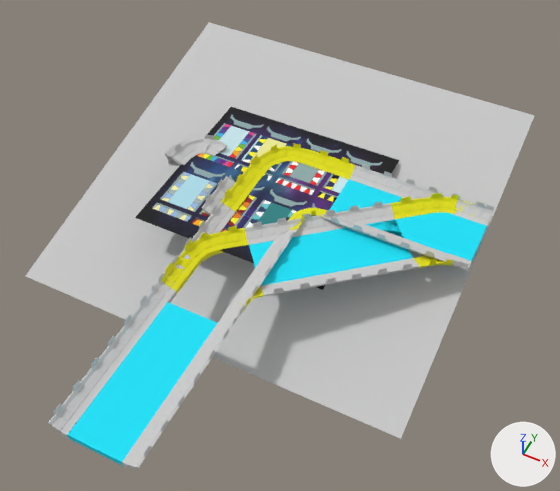
The FBX model Arte/ModelosPista/RECTA.FBX as it was, and as the next commit left it.
Rendered twice from a 50 mm camera at (6.44, -8.83, 11.38) aimed at (1.74, 0.57, -0.36). Arrows for +X, +Y and +Z are at lower right; the lights stay in place. Where no turn or scale is listed for an object, it has been applied to the vertices.

Names of what the first picture shows: 'Bordes007', 'CruvaBase', 'Curva001', 'Curva002', 'Cylinder001', 'Plane001', 'RECTA', 'Rectaaaa013', 'galaxia'.
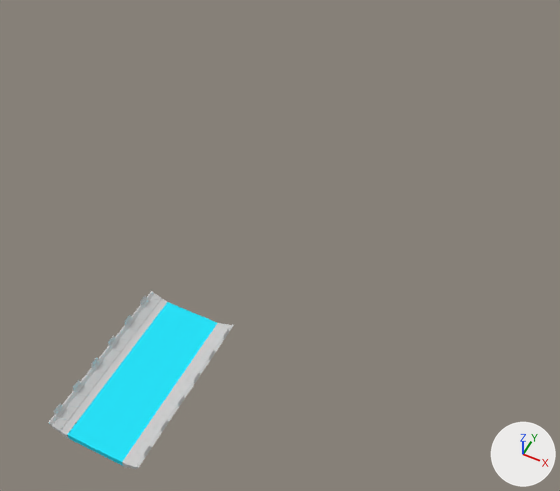
What differs and where, as boxes (x1, y1, x2, y2) in the pictures (560 x 491 px):
'galaxia', deleted
    before: (25, 22, 535, 439)
'Plane001', deleted
    before: (135, 107, 399, 290)
'Rectaaaa013', deleted
    before: (151, 193, 484, 325)
    faces in mat_05___default (cyan #00e2f9): (249, 219, 413, 286)
    faces in mat_02___default (its picture is missing): (151, 201, 466, 325)
    faces in mat_material__0 (its picture is missing): (161, 193, 484, 313)
'CruvaBase', deleted
    before: (155, 143, 493, 325)
    faces in mat_02___default (its picture is missing): (155, 164, 493, 325)
    faces in mat_05___default (cyan #00e2f9): (236, 180, 487, 261)
    faces in mat_material__0 (its picture is missing): (221, 143, 355, 230)
'Curva001', deleted
    before: (171, 135, 227, 165)
'Curva002', deleted
    before: (202, 176, 235, 215)
'Cylinder001', deleted
    before: (165, 137, 211, 166)
'Bordes007', deleted
    before: (446, 205, 494, 269)

Patch to the scene script:
```diff
--- a/Arte/ModelosPista/RECTA.FBX.py
+++ b/Arte/ModelosPista/RECTA.FBX.py
@@ ob_cruvabase @@
-ob_cruvabase = bpy.data.objects.new('CruvaBase', me_mesh_004)
-ob_cruvabase.location = (1.2, 2.32, 0.1)
@@ ob_plane001 @@
-ob_plane001 = bpy.data.objects.new('Plane001', me_mesh)
-ob_plane001.location = (1.07, 1.52, 0.15)
@@ ob_cylinder001 @@
-ob_cylinder001 = bpy.data.objects.new('Cylinder001', me_mesh_002)
-ob_cylinder001.location = (-0.52, 1.43, 0.0)
@@ ob_bordes007 @@
-ob_bordes007 = bpy.data.objects.new('Bordes007', me_mesh_007)
-ob_bordes007.location = (6.43, 2.29, 0.1)
@@ ob_rectaaaa013 @@
-ob_rectaaaa013 = bpy.data.objects.new('Rectaaaa013', me_mesh_006)
-ob_rectaaaa013.location = (1.53, -0.67, 0.1)
@@ ob_curva001 @@
-ob_curva001 = bpy.data.objects.new('Curva001', me_mesh_003)
-ob_curva001.location = (-0.45, 2.01, 0.1)
@@ ob_curva002 @@
-ob_curva002 = bpy.data.objects.new('Curva002', me_mesh_005)
-ob_curva002.location = (0.64, 1.17, 0.1)
@@ ob_galaxia @@
-ob_galaxia = bpy.data.objects.new('galaxia', me_mesh_001)
-ob_galaxia.location = (1.25, 1.92, -0.28)
```
